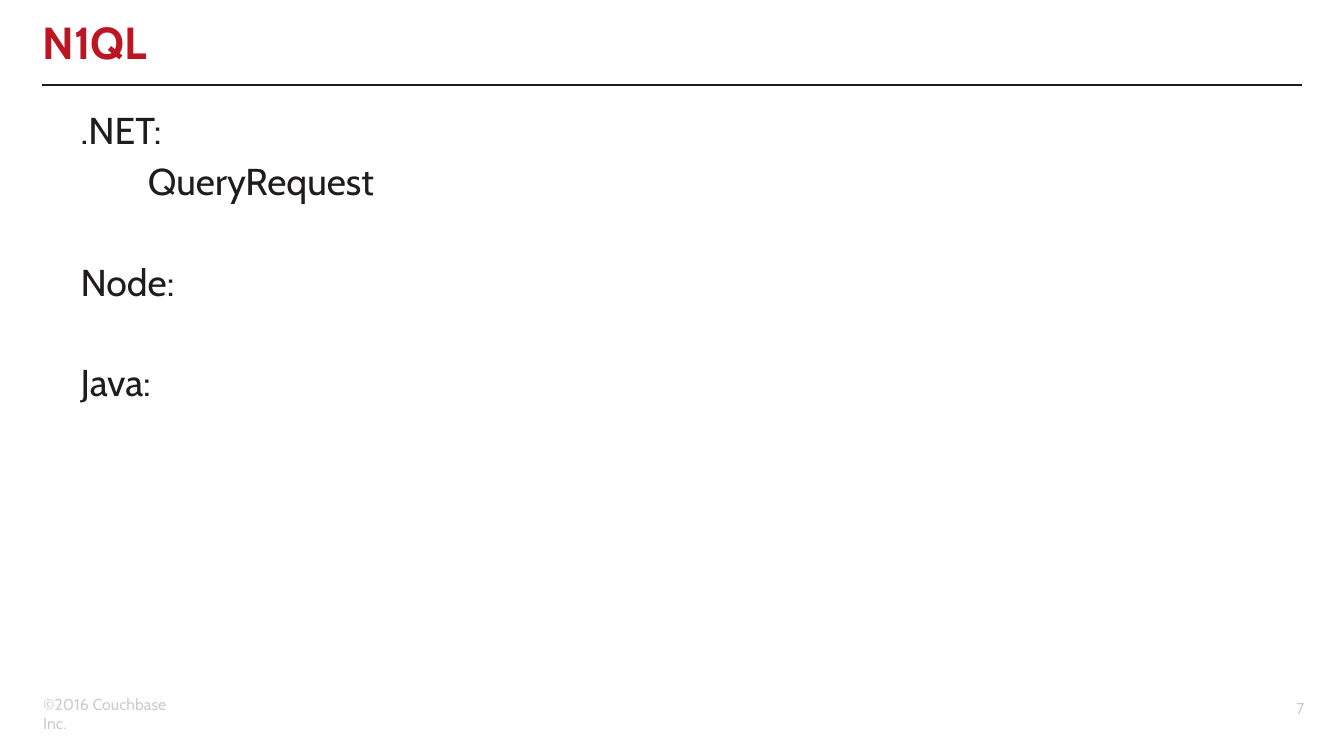
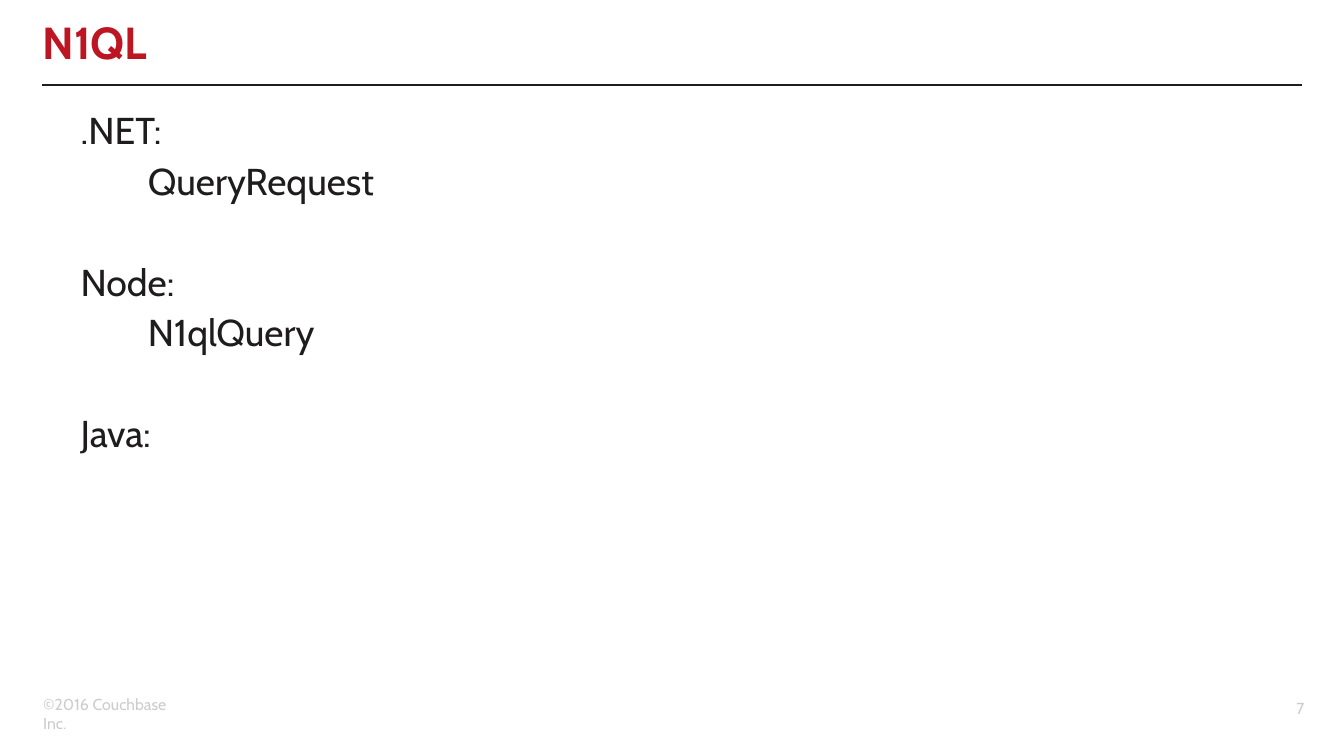
Before and after one commit to clint77/workshop, a slide deck: slide 7 of connect2016/developer/03/03.pptx. Drawn at 1344x756 pixels with LibreOffice and Linux fonts; fonts in the diff are those of the drawing; background and template pictures are left out. Boxes give left, top, right and bottom in pixels: in the first picture for what was removed or moved away, otherwise in the second. Text is boxed around its words. In the diff, an @@ line names an element or a change of style, - is before the commit and + after.

```diff
--- a/connect2016/developer/03/03.pptx
+++ b/connect2016/developer/03/03.pptx
@@ text at (148,318,315,355): paragraph added @@
+N1qlQuery
```
Also in this commit, not shown: 2 other slides changed, 13 other files.
